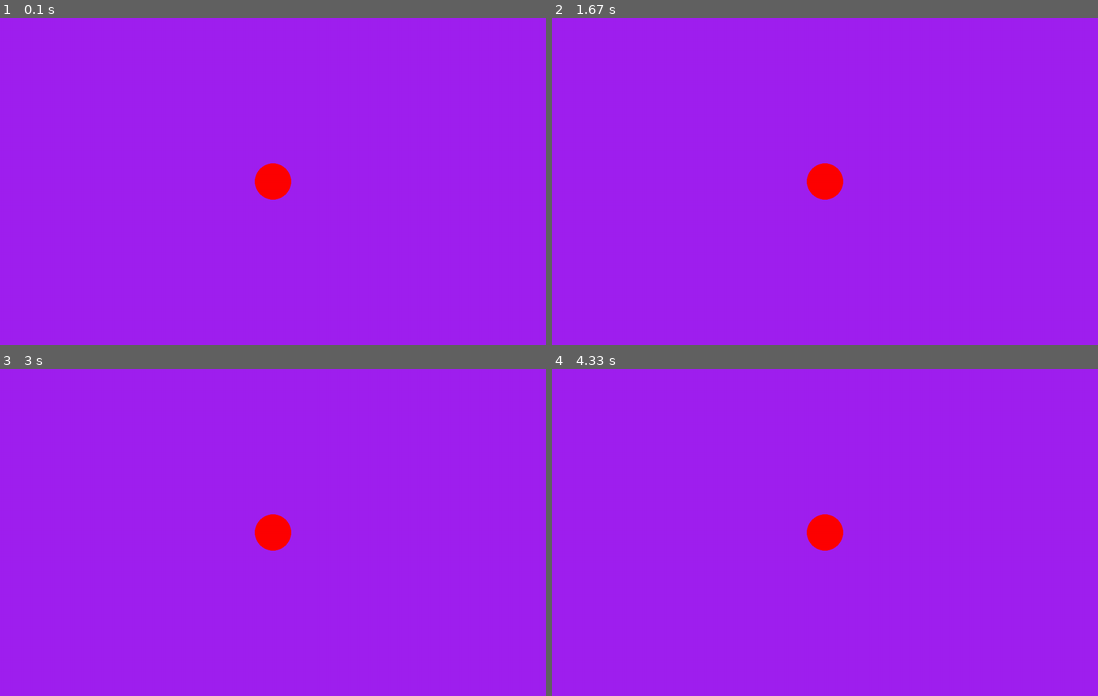
Above: before the commit, frames 1-4 (two rows, left to right).
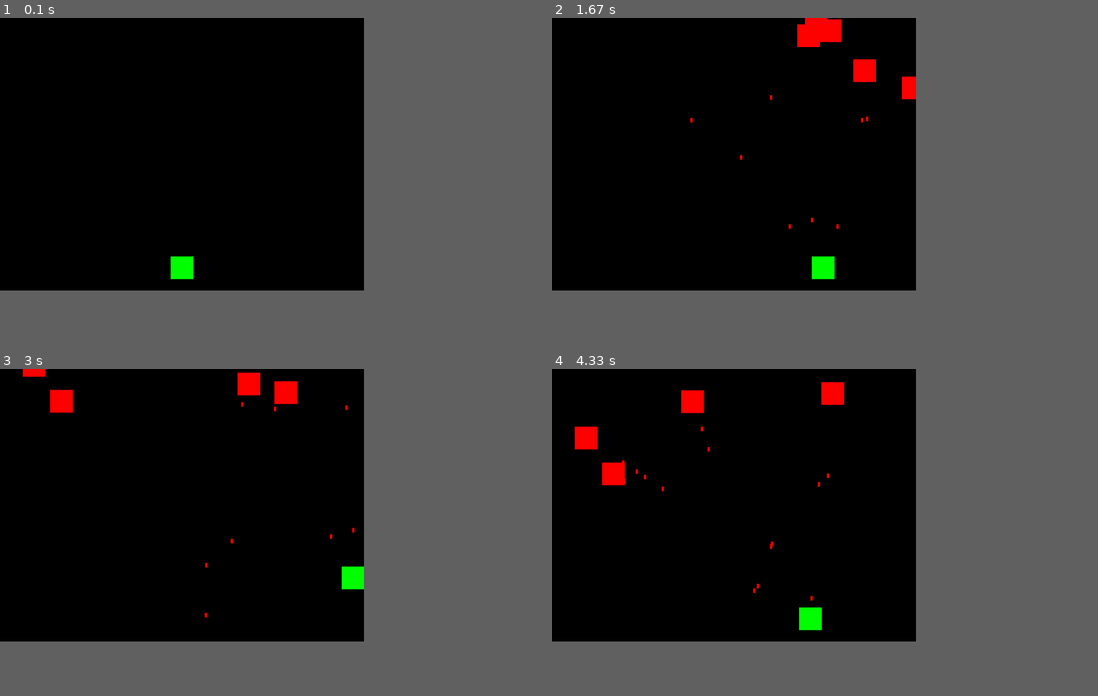
Above: after the commit, the same moments.

Repository: AimKill02/Code
Game: pygame game, started from Pygame/New.py
Two runs of this game, one before a commit and one after it. Both use one fixed random seed, a clock stepped at 60 frames per second and the inputs below.
Inputs:
- Up to frame 1 (0.1 s): no input
- Up to frame 2 (1.67 s): tap Ctrl at 0.33, 0.73, 1.03, 1.23, 1.53 s; hold Shift 0.67-1.13 s; hold Right 0.67-1.13 s; hold Z 1.17-1.63 s; hold Right 1.17-1.63 s
- Up to frame 3 (3 s): hold Right 1.67-2.13 s; tap Ctrl at 1.73, 2.03, 2.23, 2.57, 2.87 s; hold Up 2.17-2.47 s; hold Right 2.5-2.97 s
- Up to frame 4 (4.33 s): hold Left 3-3.53 s; tap Ctrl at 3.07, 3.37, 3.63, 3.97, 4.27 s; hold Down 3.57-3.87 s; hold Shift 3.9-4.3 s; hold Left 3.9-4.3 s
The window is 900x540 before the commit and 600x450 after it. Grey fills any space a smaller window leaves; there, only what the larger window draws over its background counts as a difference.

The runs differ from the first frame. In frame 1, 56% of the frame differs, in the area x 0-67%, y 0-84%; in frame 2, 56%; in frame 3, 56%; in frame 4, 56%.

Commit message:
First Commit

Diff:
--- a/Pygame/New.py
+++ b/Pygame/New.py
@@ -1,44 +1,213 @@
 import pygame
-
+import random
+import math
+
+# Initialize Pygame
 pygame.init()
-screen = pygame.display.set_mode((1200, 720))
+
+# Screen dimensions
+WIDTH, HEIGHT = 800, 600
+screen = pygame.display.set_mode((WIDTH, HEIGHT))
+pygame.display.set_caption('Basic Bullet Hell Game')
+
+# Game settings
+FPS = 60
+PLAYER_SPEED = 5
+BULLET_SPEED = 15
+ENEMY_SPEED = 2
+ENEMY_BULLET_SPEED = 5
+SHOOT_DELAY = 50  # Delay between shots in milliseconds (300ms = 0.3 seconds)
+BOMB_DELAY = 5000  # Bomb cooldown in milliseconds (5 seconds)
+BOMB_EFFECT_TIME = 1000  # Bomb effect time in milliseconds (1 second)
+
+# Colors
+WHITE = (255, 255, 255)
+RED = (255, 0, 0)
+GREEN = (0, 255, 0)
+BLUE = (0, 0, 255)
+BLACK = (0, 0, 0)
+
+# Load player image (or use a rectangle for simplicity)
+player_image = pygame.Surface((50, 50))
+player_image.fill(GREEN)
+
+# Fonts
+font = pygame.font.Font(None, 36)
+
+# Bullet class
+class Bullet(pygame.sprite.Sprite):
+    def __init__(self, x, y, angle, speed):
+        super().__init__()
+        self.image = pygame.Surface((5, 10))
+        self.image.fill(RED)
+        self.rect = self.image.get_rect(center=(x, y))
+        self.angle = angle
+        self.speed = speed
+
+    def update(self):
+        # Move bullet in the direction of the angle
+        self.rect.x += math.cos(self.angle) * self.speed
+        self.rect.y += math.sin(self.angle) * self.speed
+
+        # Remove bullet if it goes off-screen
+        if not screen.get_rect().colliderect(self.rect):
+            self.kill()
+
+# Enemy class
+class Enemy(pygame.sprite.Sprite):
+    def __init__(self):
+        super().__init__()
+        self.image = pygame.Surface((50, 50))
+        self.image.fill(RED)
+        self.rect = self.image.get_rect(center=(random.randint(0, WIDTH), random.randint(-100, -40)))
+        self.speed = ENEMY_SPEED
+
+    def update(self):
+        # Move the enemy downward
+        self.rect.y += self.speed
+        if self.rect.top > HEIGHT:
+            self.rect.x = random.randint(0, WIDTH)
+            self.rect.y = random.randint(-100, -40)
+
+        # Enemy shooting bullets at the player
+        if random.randint(0, 60) == 0:  # Random chance to shoot
+            angle = math.atan2(HEIGHT - self.rect.centery, WIDTH // 2 - self.rect.centerx)
+            enemy_bullet = Bullet(self.rect.centerx, self.rect.centery, angle, ENEMY_BULLET_SPEED)
+            all_sprites.add(enemy_bullet)
+            enemy_bullets.add(enemy_bullet)
+
+# Player class
+class Player(pygame.sprite.Sprite):
+    def __init__(self):
+        super().__init__()
+        self.image = player_image
+        self.rect = self.image.get_rect(center=(WIDTH // 2, HEIGHT - 50))
+        self.speed = PLAYER_SPEED
+        self.last_shot_time = 0  # Timestamp of last shot
+        self.last_bomb_time = 0  # Timestamp of last bomb use
+        self.bomb_active = False  # Flag to track bomb effect
+
+    def update(self):
+        keys = pygame.key.get_pressed()
+        if keys[pygame.K_LSHIFT]:
+            if keys[pygame.K_LEFT] and self.rect.left > 0:
+                self.rect.x -= (self.speed - 3)
+            if keys[pygame.K_RIGHT] and self.rect.right < WIDTH:
+                self.rect.x += (self.speed - 3)
+            if keys[pygame.K_UP] and self.rect.top > 0:
+                self.rect.y -= (self.speed - 3)
+            if keys[pygame.K_DOWN] and self.rect.bottom < HEIGHT:
+                self.rect.y += (self.speed - 3)
+        else:
+            if keys[pygame.K_LEFT] and self.rect.left > 0:
+                self.rect.x -= self.speed
+            if keys[pygame.K_RIGHT] and self.rect.right < WIDTH:
+                self.rect.x += self.speed
+            if keys[pygame.K_UP] and self.rect.top > 0:
+                self.rect.y -= self.speed
+            if keys[pygame.K_DOWN] and self.rect.bottom < HEIGHT:
+                self.rect.y += self.speed
+
+    def can_shoot(self):
+        current_time = pygame.time.get_ticks()  # Get the current time in milliseconds
+        if current_time - self.last_shot_time >= SHOOT_DELAY:  # Check if enough time has passed since last shot
+            return True
+        return False
+
+    def shoot(self,angle=270):
+        bullet = Bullet(self.rect.centerx, self.rect.centery, math.radians(angle), BULLET_SPEED)
+        all_sprites.add(bullet)
+        bullets.add(bullet)
+        self.last_shot_time = pygame.time.get_ticks()  # Update last shot time
+
+    def can_use_bomb(self):
+        current_time = pygame.time.get_ticks()  # Get the current time in milliseconds
+        if current_time - self.last_bomb_time >= BOMB_DELAY:  # Check if enough time has passed since last bomb use
+            return True
+        return False
+
+    def use_bomb(self):
+        # Clear all enemies and enemy bullets
+        enemies.empty()
+        enemy_bullets.empty()
+
+        self.last_bomb_time = pygame.time.get_ticks()  # Update last bomb time
+        self.bomb_active = True  # Activate bomb effect
+
+# Setup sprites and groups
+player = Player()
+all_sprites = pygame.sprite.Group()
+all_sprites.add(player)
+
+bullets = pygame.sprite.Group()
+enemy_bullets = pygame.sprite.Group()
+enemies = pygame.sprite.Group()
+
+# Create some enemies
+for _ in range(5):
+    enemy = Enemy()
+    enemies.add(enemy)
+    all_sprites.add(enemy)
+
+# Game loop
+running = True
 clock = pygame.time.Clock()
-running = True
-dt = 0
-
-player_pos = pygame.Vector2(screen.get_width() / 2, screen.get_height() / 2)
-player_radius = 40
 
 while running:
+    # Handle events
     for event in pygame.event.get():
         if event.type == pygame.QUIT:
             running = False
 
-    screen.fill('purple')
-
+    # Update
+    all_sprites.update()
+
+    # Continuous shooting when left ctrl is held with delay between shots
     keys = pygame.key.get_pressed()
-
-    if keys[pygame.K_LSHIFT]:
-        move_speed = 200
-    else:
-        move_speed = 600
-
-    if keys[pygame.K_w]:
-        player_pos.y -= move_speed * dt
-    if keys[pygame.K_s]:
-        player_pos.y += move_speed * dt
-    if keys[pygame.K_a]:
-        player_pos.x -= move_speed * dt
-    if keys[pygame.K_d]:
-        player_pos.x += move_speed * dt
-
-    player_pos.x = max(player_radius, min(screen.get_width() - player_radius, player_pos.x))
-    player_pos.y = max(player_radius, min(screen.get_height() - player_radius, player_pos.y))
-
-    pygame.draw.circle(screen, 'red', player_pos, player_radius)
-
+    if keys[pygame.K_LCTRL] and player.can_shoot():  # Check if left ctrl is held and player can shoot
+        if keys[pygame.K_LSHIFT]:
+            player.shoot()
+        else:
+            player.shoot()
+            player.shoot(angle=240)
+            player.shoot(angle=300)# Call shoot method to fire a bullet
+
+    # Use bomb when "Z" is pressed and bomb cooldown has passed
+    if keys[pygame.K_z] and player.can_use_bomb():  # Check if "Z" is pressed and bomb cooldown is ready
+        player.use_bomb()  # Activate bomb
+
+    # If the bomb is active, we can display a message or perform additional effects
+    if player.bomb_active:
+        # You can display a temporary bomb effect here (e.g., a short screen flash or message)
+        if pygame.time.get_ticks() - player.last_bomb_time <= BOMB_EFFECT_TIME:
+            # Bomb effect is active (you can add a visual effect here if desired)
+            pass
+        else:
+            player.bomb_active = False  # End bomb effect after BOMB_EFFECT_TIME
+
+    # Check for collisions between player bullets and enemies
+    for bullet in bullets:
+        hit_enemies = pygame.sprite.spritecollide(bullet, enemies, True)
+        for enemy in hit_enemies:
+            bullet.kill()  # Remove bullet on collision
+            # Create new enemy when an enemy is hit
+            new_enemy = Enemy()
+            enemies.add(new_enemy)
+            all_sprites.add(new_enemy)
+
+    # Check for collisions between enemy bullets and player
+    if pygame.sprite.spritecollide(player, enemy_bullets, True) or pygame.sprite.spritecollide(player, enemies, False):
+        running = False  # End game if player is hit
+
+    # Draw everything
+    screen.fill(BLACK)
+    all_sprites.draw(screen)
+
+    # Refresh the display
     pygame.display.flip()
 
-    dt = clock.tick(60) / 1000
-
+    # Maintain framerate
+    clock.tick(FPS)
+
+# Quit pygame
 pygame.quit()
